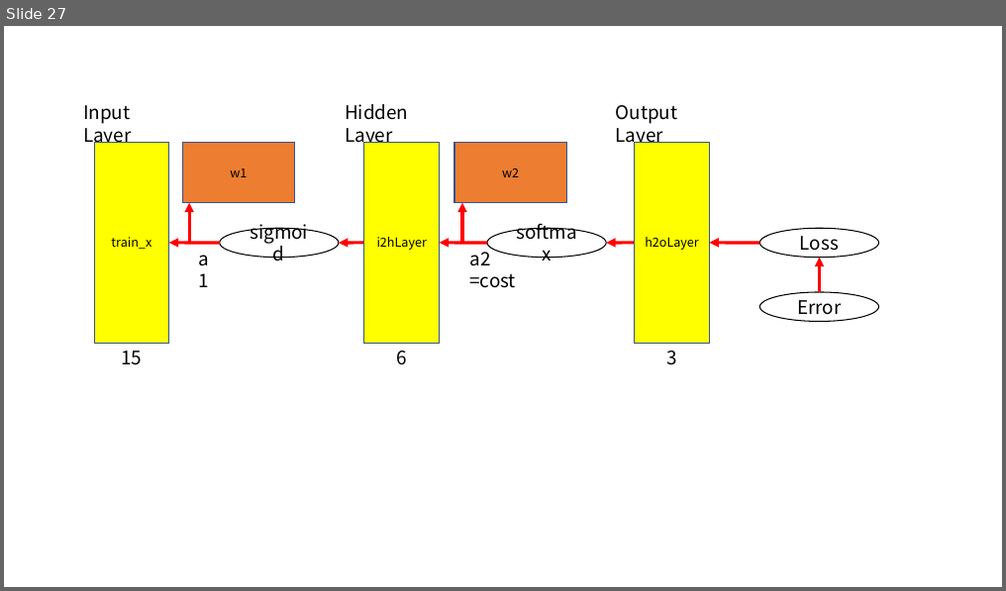
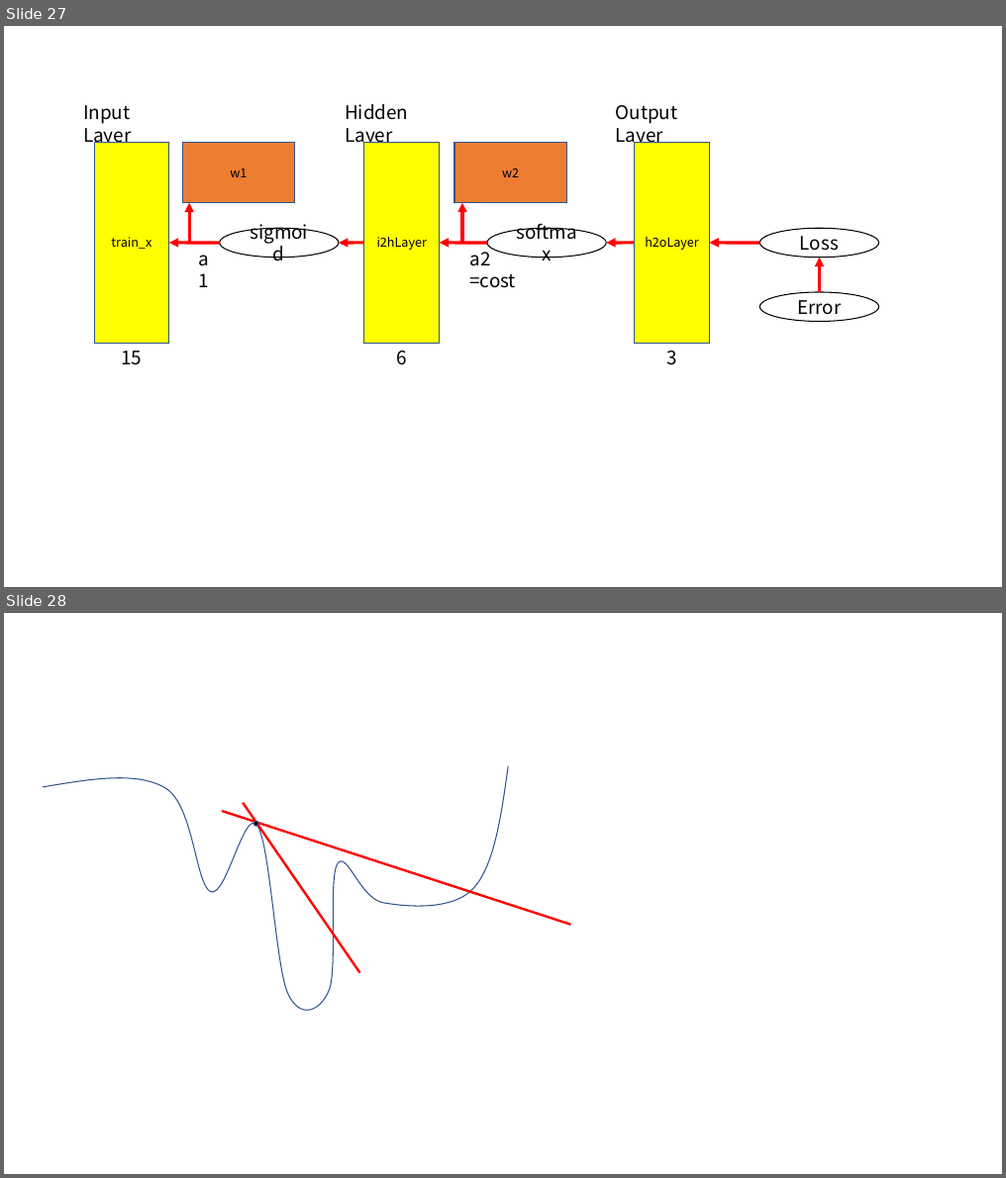
Before and after one commit to AnDeoukKyi/tistory, a slide deck: ml/ML.pptx. Shown one above the other, each under a label of ours: slide 27 before the commit, slides 27 and 28 after it. The pictures are 1006x591 and 1006x1178 pixels, drawn with LibreOffice and Linux fonts; fonts in the diff are those of the drawing. Boxes give left, top, right and bottom in pixels: in the first picture for what was removed or moved away, otherwise in the second. Text is boxed around its words. In the diff, an @@ line names an element or a change of style, - is before the commit and + after.

```diff
--- a/ml/ML.pptx
+++ b/ml/ML.pptx
@@ slide 28 added at (4,613,1002,1174), background #FFFFFF @@
@@ freeform shape added at (43,766,509,1011), outline #325491 1 pt @@
@@ line added from (222, 811) to (570, 925), #FF0000 2.25 pt @@
@@ line added from (243, 803) to (359, 973), #FF0000 2.25 pt @@
@@ ellipse added at (254,821,258,826), fill #000000, outline #325491 1 pt @@
```
Also in this commit, not shown: 2 other slides added, 9 other files.
